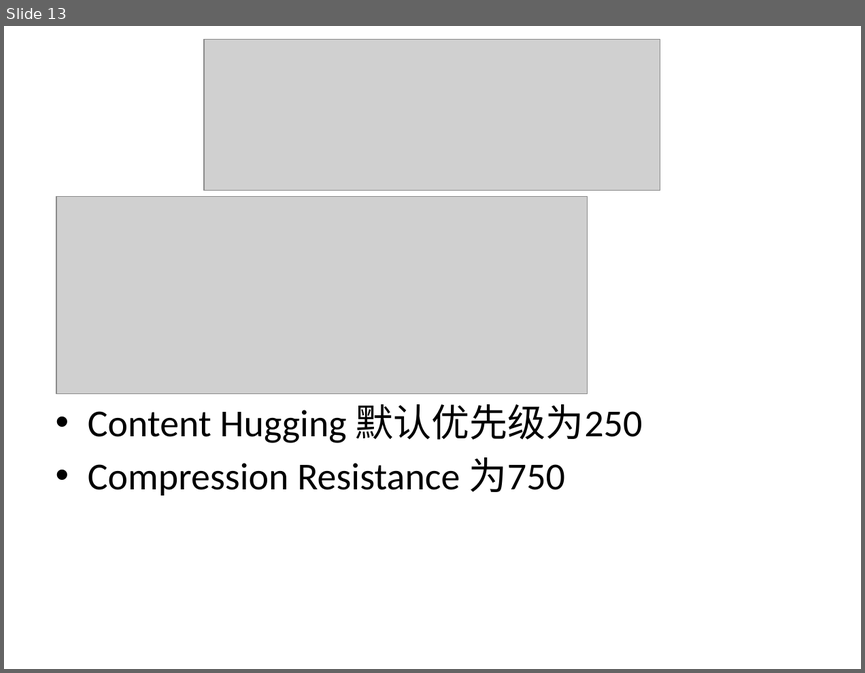
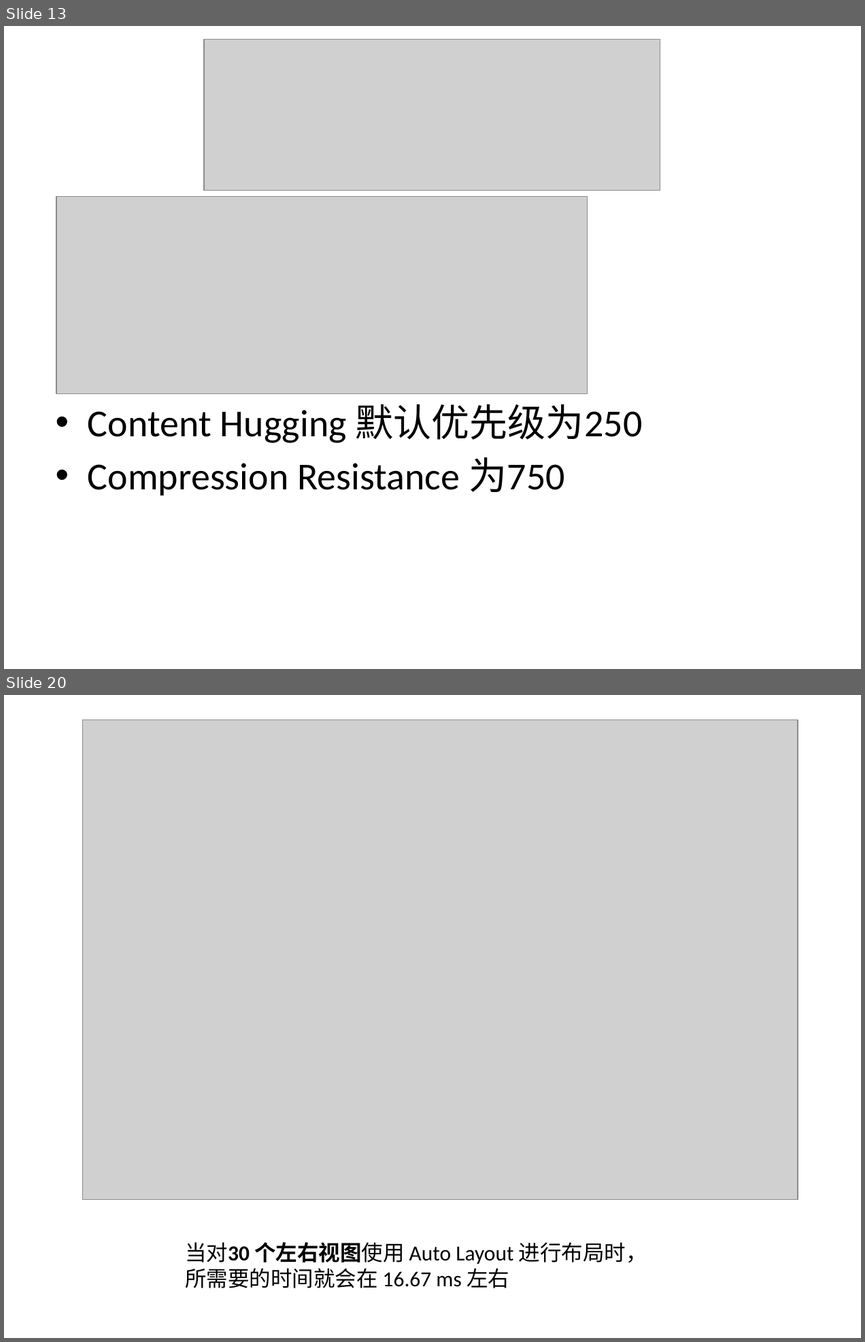
Before and after one commit to diaglamp/AutoLayoutDemo, a slide deck: AutoLayout.pptx. Shown one above the other, each under a label of ours: slide 13 before the commit, slides 13 and 20 after it; the slides between them are not shown. The pictures are 865x673 and 865x1342 pixels, drawn with LibreOffice and Linux fonts; fonts in the diff are those of the drawing; grey boxes stand for pictures. Boxes give left, top, right and bottom in pixels: in the first picture for what was removed or moved away, otherwise in the second. Text is boxed around its words. In the diff, an @@ line names an element or a change of style, - is before the commit and + after.

```diff
--- a/AutoLayout.pptx
+++ b/AutoLayout.pptx
@@ slide 20 added at (4,695,861,1338), background #FFFFFF @@
@@ picture added at (83,720,798,1199) @@
@@ text added at (185,1242,647,1288), 18 pt, text #000000 @@
+当对30 个左右视图使用 Auto Layout 进行布局时，
+所需要的时间就会在 16.67 ms 左右
```
Also in this commit, not shown: 8 other slides added.
